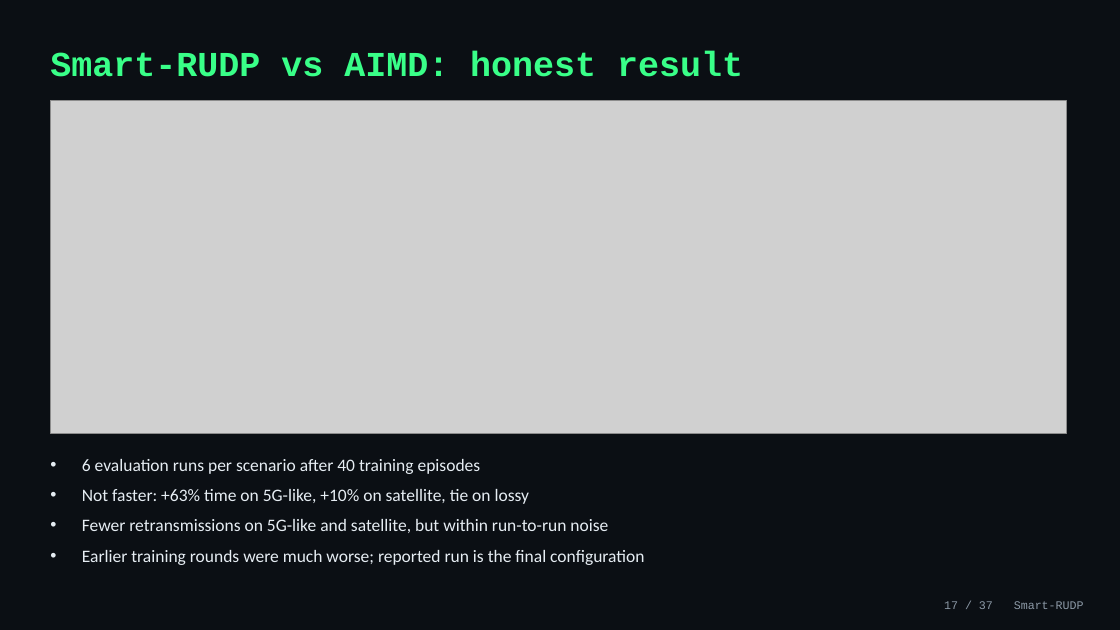
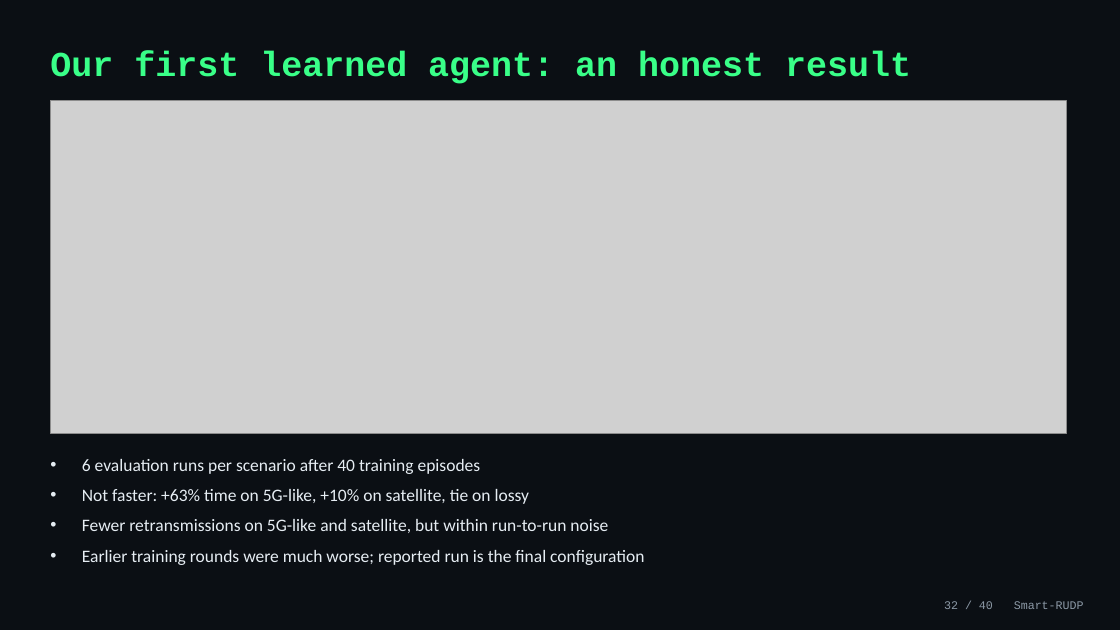
Before and after one commit to Capsturrrr/REPLIC, a slide deck: slide 32 of docs/RUDP_Presentation.pptx (slide 17 before the commit). Drawn at 1120x630 pixels with LibreOffice and Linux fonts; fonts in the diff are those of the drawing; grey boxes stand for pictures. Boxes give left, top, right and bottom in pixels: in the first picture for what was removed or moved away, otherwise in the second. Text is boxed around its words. In the diff, an @@ line names an element or a change of style, - is before the commit and + after.

```diff
--- a/docs/RUDP_Presentation.pptx
+++ b/docs/RUDP_Presentation.pptx
@@ text at <box>50,52,911,84</box>: text changed @@
-Smart-RUDP vs AIMD: honest result
+Our first learned agent: an honest result
@@ text at <box>944,601,1084,609</box>: text changed @@
-17 / 37 Smart-RUDP
+32 / 40 Smart-RUDP
```
Also in this commit, not shown: 32 other slides changed, 6 slides added, 1 slide removed, 6 other files.
